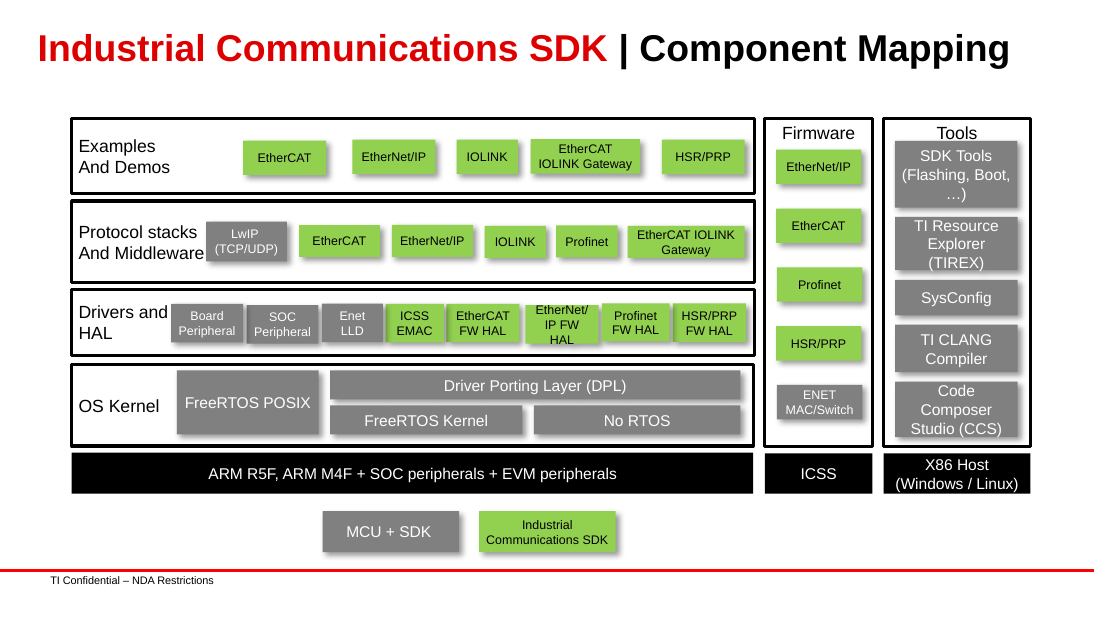
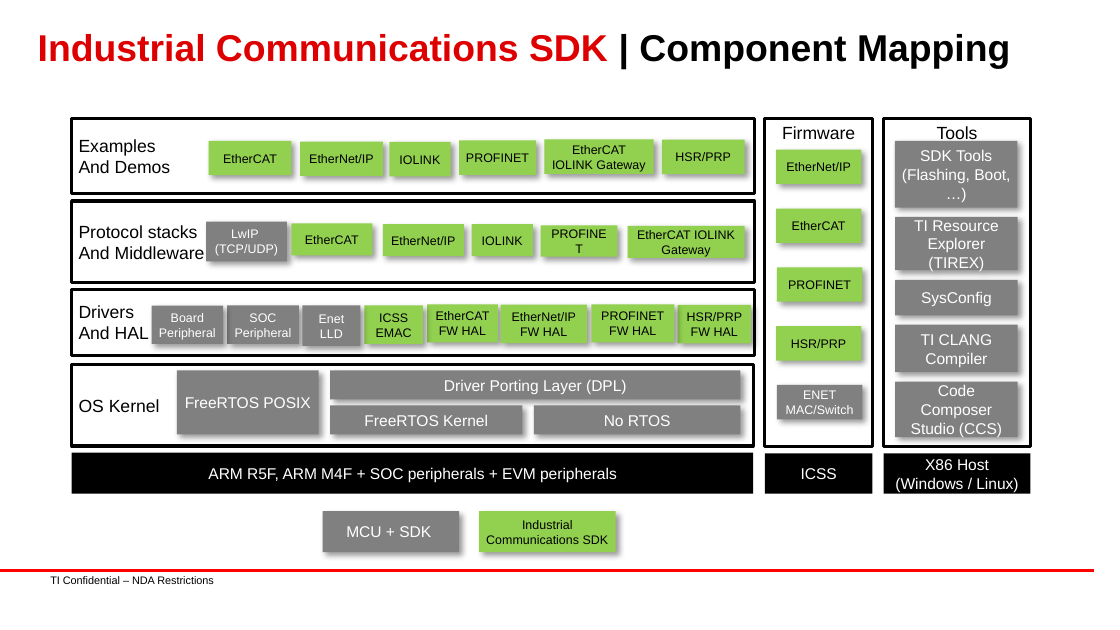
Before and after one commit to TexasInstruments/ind-comms-sdk, a slide deck: slide 3 of docs_src/docs/api_guide/images/images.pptx. Drawn at 1120x630 pixels with LibreOffice and Linux fonts; fonts in the diff are those of the drawing; background and template pictures are left out. Boxes give left, top, right and bottom in pixels: in the first picture for what was removed or moved away, otherwise in the second. Text is boxed around its words. In the diff, an @@ line names an element or a change of style, - is before the commit and + after.

Commit message:
am64x/am243x : docs : Update profinet documentation for 9.2 release
Fixes: PINDSW-8148

```diff
--- a/docs_src/docs/api_guide/images/images.pptx
+++ b/docs_src/docs/api_guide/images/images.pptx
@@ rectangle "EtherCAT": place and size @@
-rectangle "EtherCAT" at box(243, 141, 326, 176)
+rectangle "EtherCAT" at box(208, 141, 291, 176)
@@ rectangle "EtherNet/IP": place and size @@
-rectangle "EtherNet/IP" at box(353, 140, 436, 175)
+rectangle "EtherNet/IP" at box(300, 141, 383, 176)
@@ rectangle "IOLINK": place and size @@
-rectangle "IOLINK" at box(457, 140, 519, 175)
+rectangle "IOLINK" at box(390, 142, 451, 177)
@@ rectangle added at box(459, 140, 536, 175), fill #92D050, 8 pt, text #000000 @@
+PROFINET
@@ rectangle "EtherCAT IOLINK Gateway": place and size @@
-rectangle "EtherCAT IOLINK Gateway" at box(531, 139, 641, 174)
+rectangle "EtherCAT IOLINK Gateway" at box(544, 140, 654, 175)
@@ rectangle "EtherCAT": place and size @@
-rectangle "EtherCAT" at box(299, 225, 380, 258)
+rectangle "EtherCAT" at box(291, 223, 372, 255)
@@ rectangle "EtherNet/IP": place and size @@
-rectangle "EtherNet/IP" at box(392, 225, 473, 258)
+rectangle "EtherNet/IP" at box(383, 224, 464, 256)
@@ rectangle "IOLINK": place and size @@
-rectangle "IOLINK" at box(485, 226, 547, 259)
+rectangle "IOLINK" at box(472, 224, 533, 256)
@@ rectangle "PROFINET": place and size @@
-rectangle "PROFINET" at box(557, 225, 618, 258)
+rectangle "PROFINET" at box(541, 225, 618, 256)
@@ text in rectangle at box(565, 237, 608, 246): text changed @@
-Profinet
+PROFINET
@@ text in rectangle at box(788, 280, 851, 289): text changed @@
-Profinet
+PROFINET
@@ text in rectangle at box(79, 305, 149, 339): text changed @@
-Drivers and
-HAL
+Drivers
+And HAL
@@ 5 rectangles: place and size @@
-5 rectangles at box(171, 304, 520, 343)
+5 rectangles at box(151, 305, 497, 346)
@@ rectangle "EtherNet/IP FW HAL": place and size @@
-rectangle "EtherNet/IP FW HAL" at box(525, 305, 598, 343)
+rectangle "EtherNet/IP FW HAL" at box(501, 305, 587, 343)
@@ rectangle "PROFINET": place and size @@
-rectangle "PROFINET" at box(601, 304, 669, 342)
+rectangle "PROFINET" at box(591, 305, 674, 343)
@@ text in rectangle at box(601, 311, 664, 320): text changed @@
-Profinet
+PROFINET
@@ rectangle "HSR/PRP FW HAL": place and size @@
-rectangle "HSR/PRP FW HAL" at box(673, 304, 746, 342)
+rectangle "HSR/PRP FW HAL" at box(678, 305, 750, 343)
```
Also in this commit, not shown: 1 other slide changed, 8 other files.
